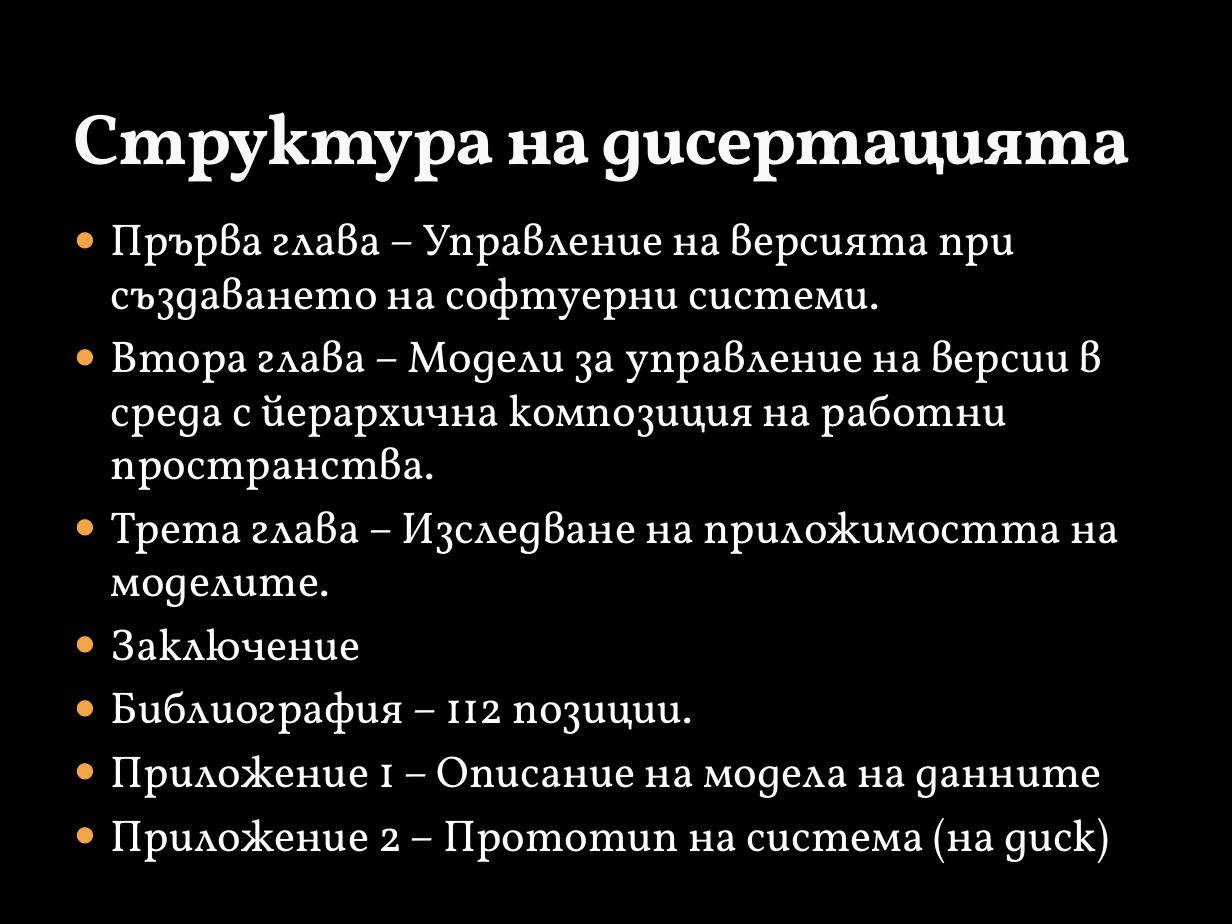
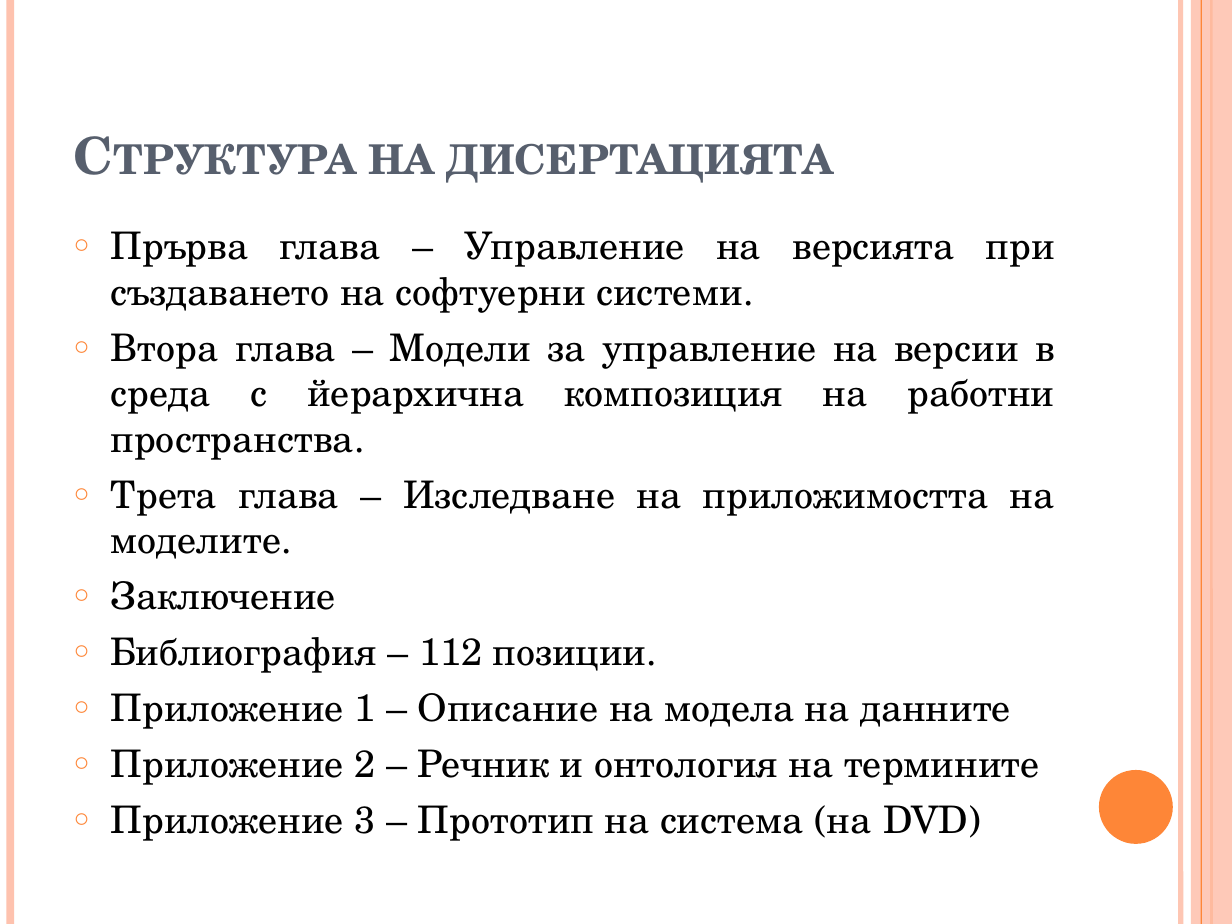
Before and after one commit to vjotov/versia, a slide deck: slide 4 of doc/Presentation.pptx. Drawn at 1232x924 pixels with LibreOffice and Linux fonts; fonts in the diff are those of the drawing; background and template pictures are left out. Boxes give left, top, right and bottom in pixels: in the first picture for what was removed or moved away, otherwise in the second. Text is boxed around its words. In the diff, an @@ line names an element or a change of style, - is before the commit and + after.

```diff
--- a/doc/Presentation.pptx
+++ b/doc/Presentation.pptx
@@ background picture (left out) to #FFFFFF @@
@@ line added from (10, 0) to (10, 924), #FEC3AE 4.5 pt @@
@@ line added from (1180, 0) to (1180, 924), #FEC3AE 3 pt @@
@@ rectangle added at bbox=[1191, 0, 1232, 924], fill #FEC3AE at 87% opacity @@
@@ line added from (1201, 0) to (1201, 924), #FE8637 0.75 pt @@
@@ line added from (1211, 0) to (1211, 924), #FE8637 1.5 pt @@
@@ title "Структура на дисертацията": place and size @@
-title "Структура на дисертацията" at bbox=[74, 112, 1130, 182]
+title "Структура на дисертацията" at bbox=[368, 143, 833, 183]
@@ title "Структура на дисертацията" at bbox=[368, 143, 833, 183]: size 42 to 30 pt, font Vollkorn to TeX Gyre Schola, text colour #F9F9F9 to #575F6D, letter spacing -1 to 0 pt, letter outline #3C4422 0.25 pt to none, small capitals on @@
@@ text "Прърва глава – Управление на ...": place and size @@
-text "Прърва глава – Управление на ..." at bbox=[111, 223, 1119, 863]
+text "Прърва глава – Управление на ..." at bbox=[111, 231, 1055, 841]
@@ text at bbox=[111, 231, 1055, 729]: size 26 to 22.2 pt, font Vollkorn to TeX Gyre Schola, text colour #FFFFFF to #000000 in "Прърва глава – Управление на версията при ...", "Втора глава – Модели за управление на ...", "Трета глава – Изследване на приложимостта на ...", "Заключение" and 2 more places; alignment left to justified; bullet ● to ○; bullet colour #F3A447 to #FE8637 @@
@@ text at bbox=[111, 749, 1039, 841]: text changed; size 26 to 22.2 pt; font Vollkorn to TeX Gyre Schola; text colour #FFFFFF to #000000 @@
-● Приложение 2 – Прототип на система (на диск)
+○ Приложение 2 – Речник и онтология на термините
+○ Приложение 3 – Прототип на система (на DVD)
@@ ellipse added at bbox=[1099, 770, 1173, 844], fill #FE8637 @@
```
Also in this commit, not shown: 13 other slides changed, 1 slide added, 3 slides removed.
